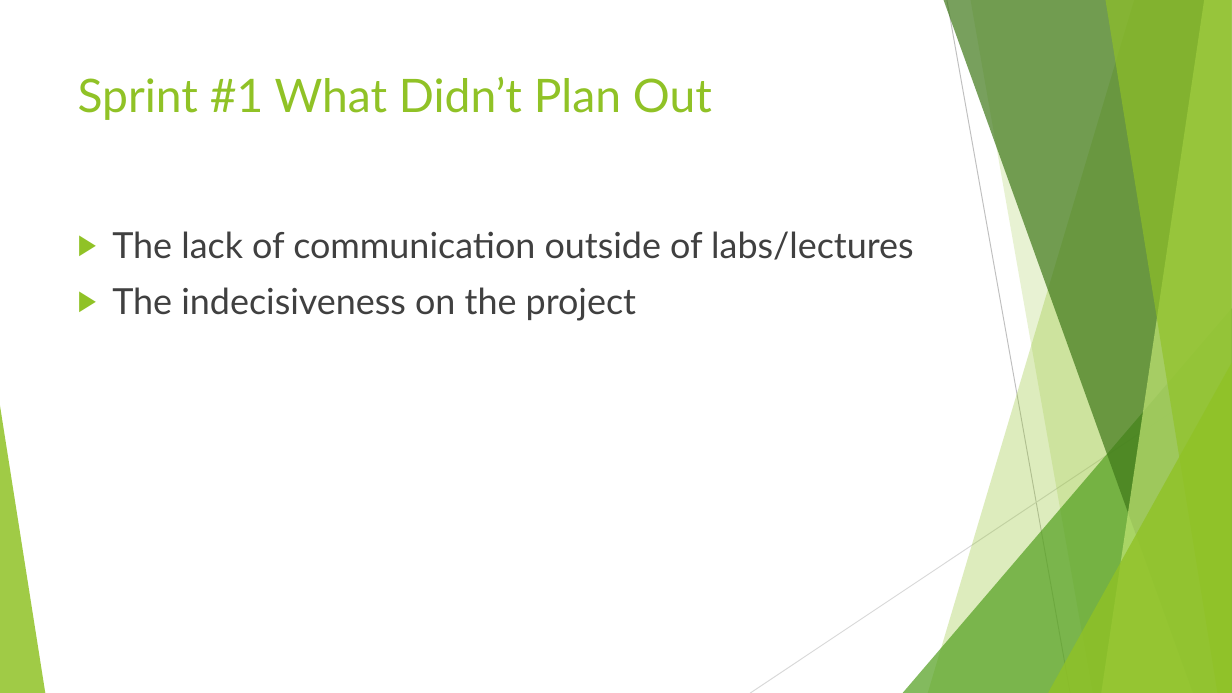
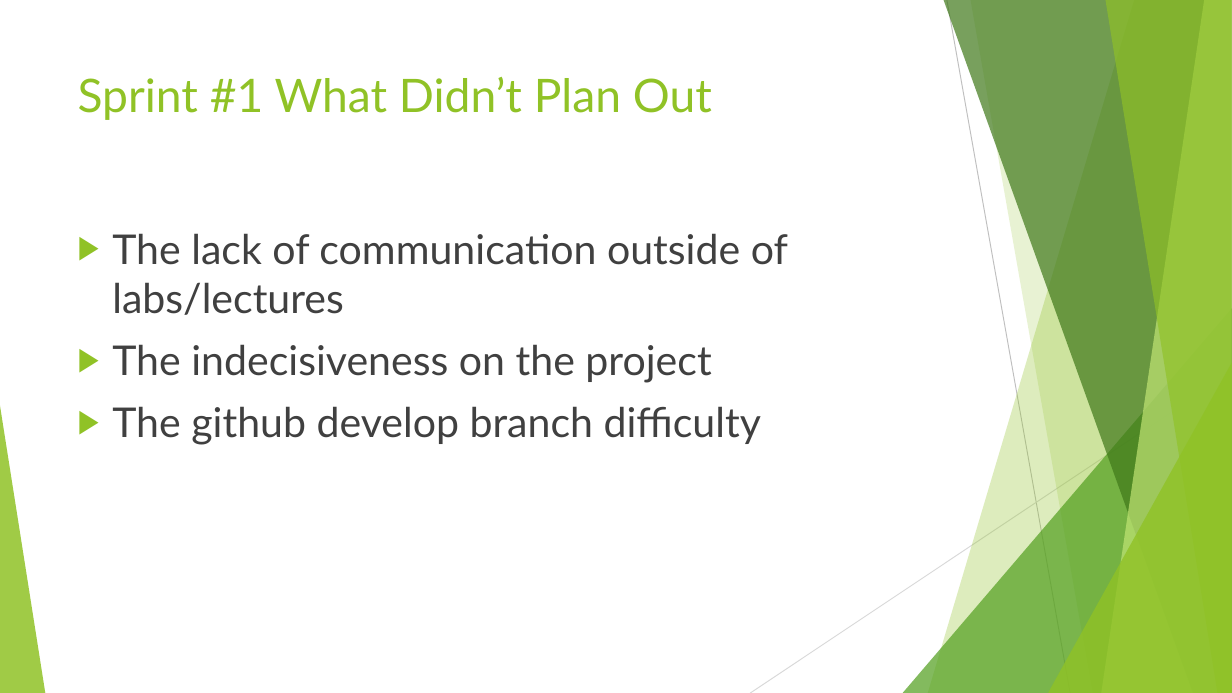
Before and after one commit to AustinBCIT/MVF, a slide deck: slide 5 of Friday May 12th Presentation.pptx. Drawn at 1232x693 pixels with LibreOffice and Linux fonts; fonts in the diff are those of the drawing. Boxes give left, top, right and bottom in pixels: in the first picture for what was removed or moved away, otherwise in the second. Text is boxed around its words. In the diff, an @@ line names an element or a change of style, - is before the commit and + after.

Commit message:
updated the slides

```diff
--- a/Friday May 12th Presentation.pptx
+++ b/Friday May 12th Presentation.pptx
@@ text at (112, 233, 788, 383): size 28 to 32 pt in "The lack of communication outside of labs/lectures", "The indecisiveness on the project" @@
@@ text at (112, 406, 761, 445): paragraph added @@
+▶ The github develop branch difficulty
```
Also in this commit, not shown: 2 other slides changed, 2 slides added, 1 slide removed.
